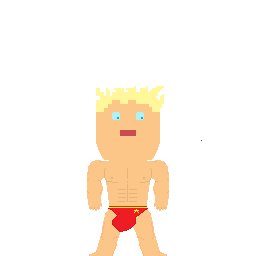
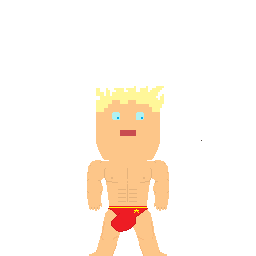
The second 256 x 256 image is a revision of the first. Changes to its layers:
painted on "Layer 1" over [111, 221, 119, 232]
